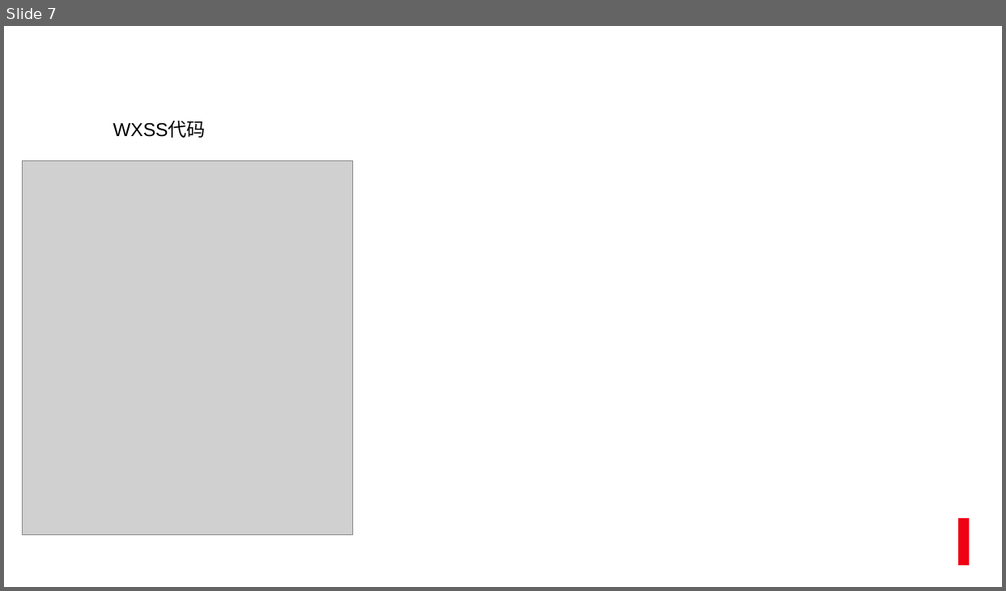
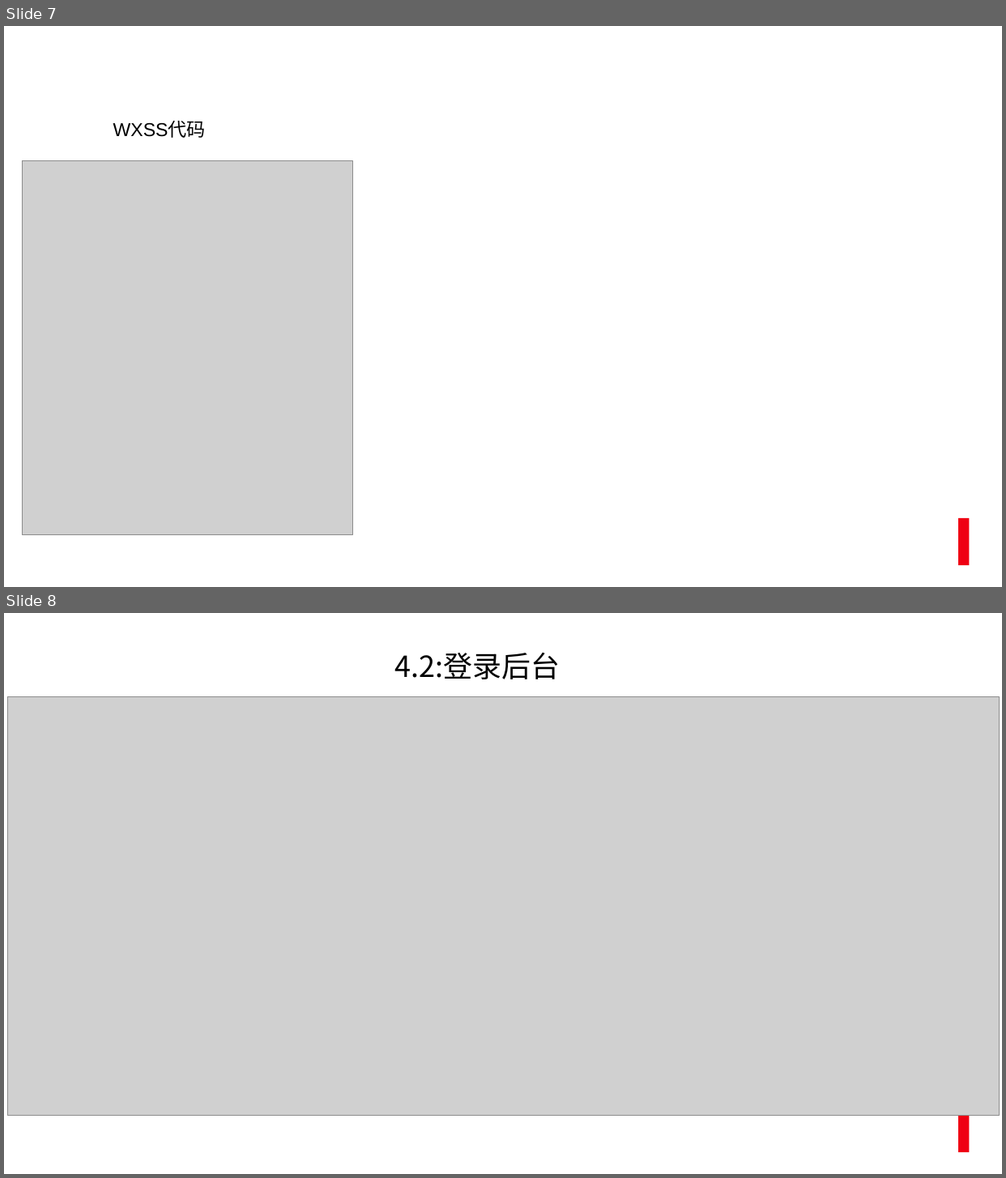
Before and after one commit to roet80736/WXMiniTraining, a slide deck: 微信小程序初级入门.pptx. Shown one above the other, each under a label of ours: slide 7 before the commit, slides 7 and 8 after it. The pictures are 1006x591 and 1006x1178 pixels, drawn with LibreOffice and Linux fonts; fonts in the diff are those of the drawing; grey boxes stand for pictures; background and template pictures are left out. Boxes give left, top, right and bottom in pixels: in the first picture for what was removed or moved away, otherwise in the second. Text is boxed around its words. In the diff, an @@ line names an element or a change of style, - is before the commit and + after.

```diff
--- a/微信小程序初级入门.pptx
+++ b/微信小程序初级入门.pptx
@@ slide 8 added at box(4, 613, 1002, 1174), background picture (left out); not listed: 1 template element that a slide beside it also shows @@
@@ text added at box(395, 653, 560, 679), 28 pt, text #000000 @@
+4.2:登录后台
@@ picture added at box(8, 697, 999, 1115) @@
```
Also in this commit, not shown: 1 other slide added, 4 slides removed.
